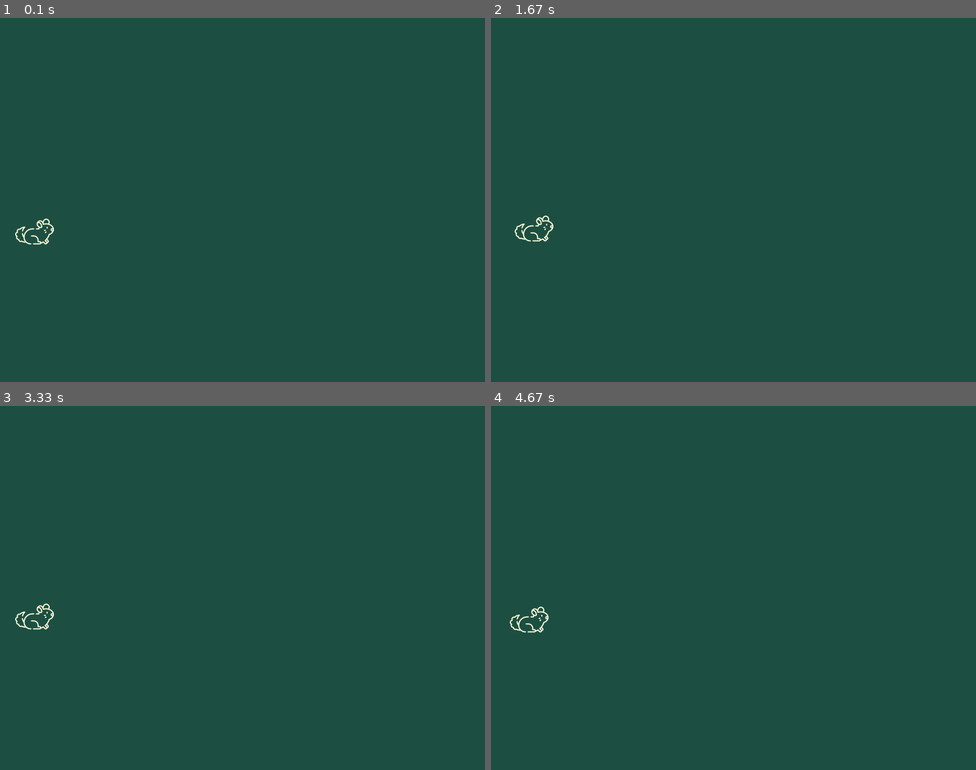
Above: before the commit, frames 1-4 (two rows, left to right).
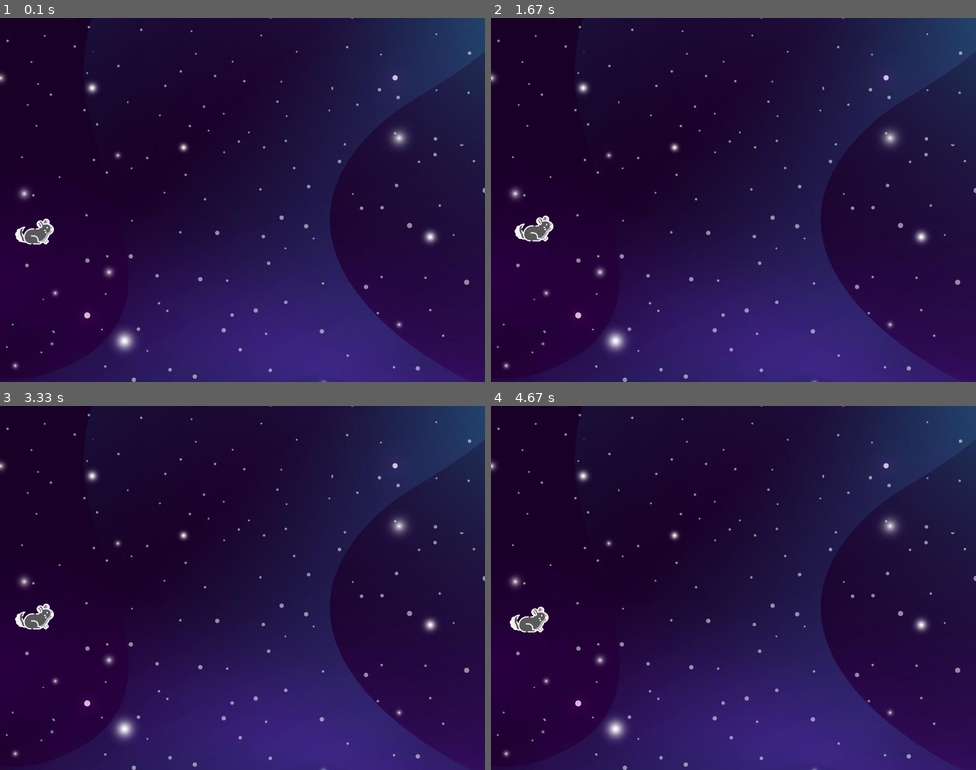
Above: after the commit, the same moments.

Repository: shavhp/WP1-CHILLASHOOTS
Game: pygame game, started from Sha_pygame_window.py
Same seed, same stepped clock (60 frames per second), same inputs: the game is played once before the commit and once after it.
Inputs:
- Up to frame 1 (0.1 s): no input
- Up to frame 2 (1.67 s): hold Right 0.33-0.8 s; hold Up 0.83-1.13 s; hold Right 1.17-1.63 s
- Up to frame 3 (3.33 s): hold Left 1.67-2.2 s; hold Down 2.23-2.53 s; hold Left 2.57-2.97 s; hold Up from 3 s (still down)
- Up to frame 4 (4.67 s): release Up at 3.37 s; hold Right 3.4-4.03 s; hold Down 4.07-4.43 s; hold Left from 4.47 s (still down)

The runs differ from the first frame. In frame 1, 100% of the frame differs, in the area x 0-100%, y 0-100%; in frame 2, 100%; in frame 3, 100%; in frame 4, 100%.

Commit message:
Changes background and player sprite

Diff:
--- a/Sha_pygame_window.py
+++ b/Sha_pygame_window.py
@@ -6,21 +6,26 @@
 # Create screen
 SCREEN = pygame.display.set_mode((800, 600))
 
+# Show background image
+BACKGROUND = pygame.image.load('images/background-galaxy.jpg')
+
 # Title and Icon
 pygame.display.set_caption("ChillaShoots")
 icon = pygame.image.load('chinchilla_icon_sha.png')
 pygame.display.set_icon(icon)
 
 # Player sprite
-player_img = pygame.image.load("chinchilla_sprite_sha.png")
+player_img = pygame.image.load("images/chinchilla_sprite_light.png")
 player_X_axis = 25
 player_Y_axis = 320
 player_X_axis_change = 0
 player_Y_axis_change = 0
 
+
 # Creates function for player to draw image of sprite icon
 def player(x, y):
     SCREEN.blit(player_img, (x, y))
+
 
 # Main event loop, contains everything that has to stay infinitely consistent
 running = True
@@ -29,6 +34,8 @@
     # Adds background color to screen
     # Gets drawn first
     SCREEN.fill((28, 79, 66))
+    # Background image and coordinates of image appearance
+    SCREEN.blit(BACKGROUND, (0, 0))
 
     for event in pygame.event.get():
         if event.type == pygame.KEYDOWN and event.key == pygame.K_ESCAPE:
@@ -38,9 +45,17 @@
             running = False
 
         # Checks whether keystroke is left, right, up or down when pressed
-
         if event.type == pygame.KEYDOWN:
             print("A keystroke")
+            '''
+
+            Remember to increase speeds when enemy is added,
+
+            because loading more images is heavy and consumes
+
+            the speed of character and enemy movement.
+
+            '''
             if event.key == pygame.K_LEFT:
                 player_X_axis_change = -0.25
             if event.key == pygame.K_RIGHT:
@@ -55,6 +70,17 @@
                 player_X_axis_change = 0
                 player_Y_axis_change = 0
 
+        # Adds screen boundaries for main sprite
+        if player_X_axis <= 0:
+            player_X_axis = 0
+        # This value is chosen because 800 minus sprite size equals 736
+        elif player_X_axis >= 736:
+            player_X_axis = 736
+        elif player_Y_axis <= 0:
+            player_Y_axis = 0
+        elif player_Y_axis >= 536:
+            player_Y_axis = 536
+
     player_X_axis += player_X_axis_change
     player_Y_axis += player_Y_axis_change
     player(player_X_axis, player_Y_axis)
Binary file added: images/background-galaxy.jpg
Binary file added: images/chinchilla_sprite.png
Binary file added: images/chinchilla_sprite_light.png
